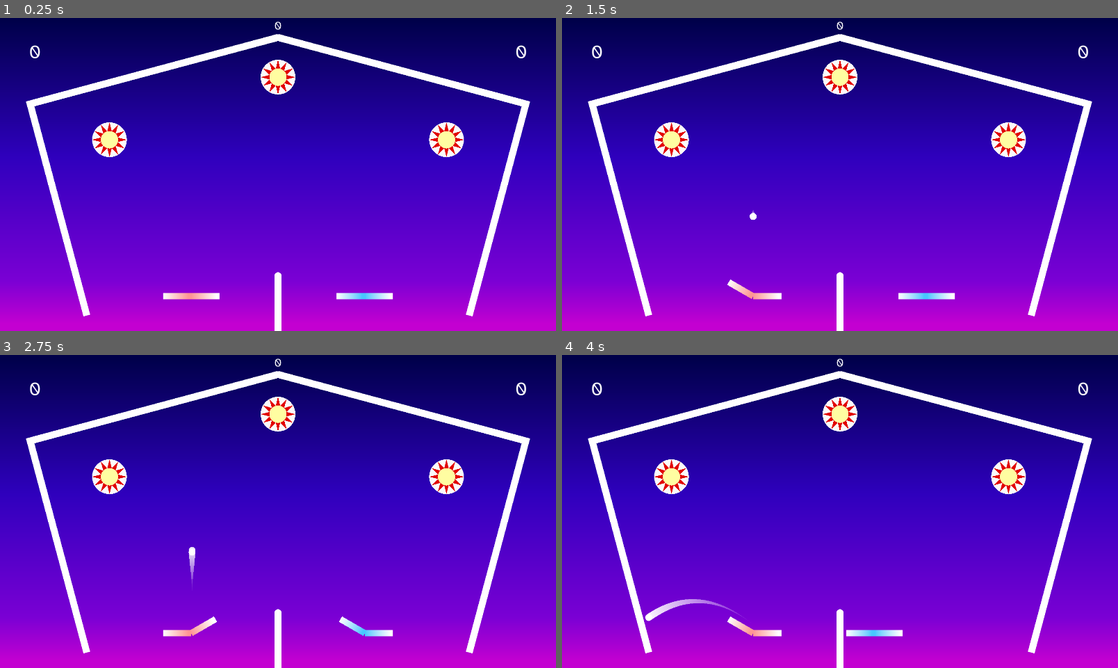
Above: before the commit, frames 1-4 (two rows, left to right).
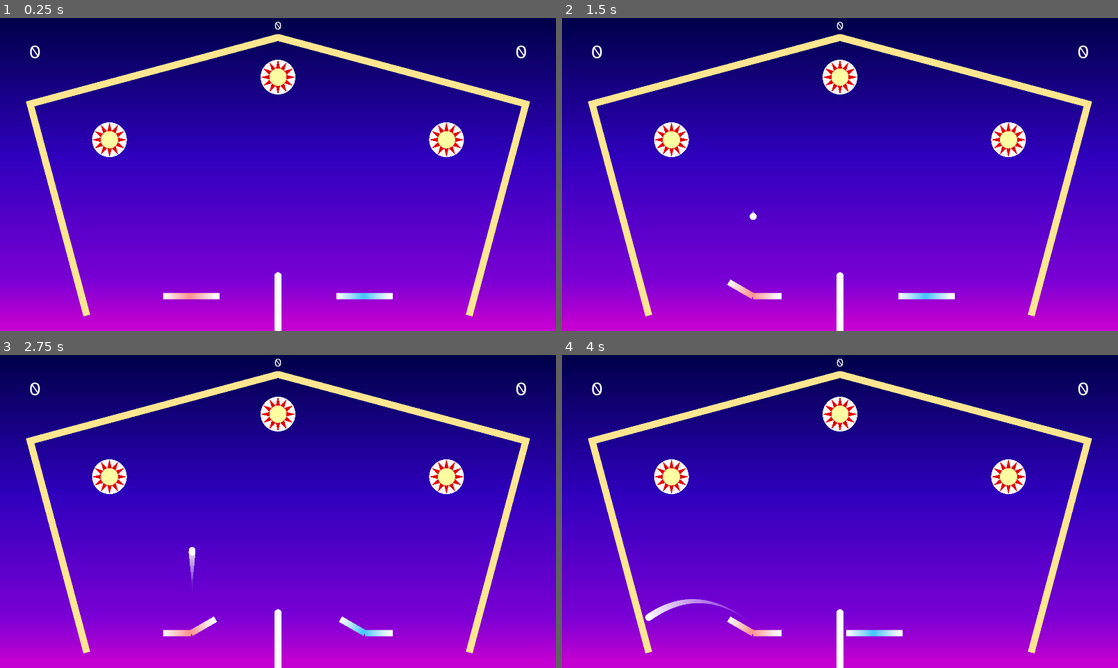
Above: after the commit, the same moments.

Repository: Skelothan/PinballPongReponged
Game: Godot game, scene res://Scenes/PinballPongArena.tscn
The game is run twice, just before and just after one commit, with the same random seed, the same clock (stepped at 60 frames per second) and the same inputs.
Inputs:
- Up to frame 1 (0.25 s): no input
- Up to frame 2 (1.5 s): tap Enter at 0.5 s; hold G (p1_flip_right) 0.53-1.28 s; hold W (p1_flip_both) 0.53-1.28 s; tap Escape (reset) at 1.25 s; hold F (p1_flip_left) from 1.28 s (still down); tap Up (p2_flip_both) at 1.35 s
- Up to frame 3 (2.75 s): release F (p1_flip_left) at 2.03 s; hold G (p1_flip_right) from 2.03 s (still down); hold , (p2_flip_left) from 2.03 s (still down)
- Up to frame 4 (4 s): release , (p2_flip_left) at 2.78 s; tap . (p2_flip_right) at 2.85 s; release G (p1_flip_right) at 3.53 s; hold F (p1_flip_left) from 3.53 s (still down); hold Left (p2_move_left) from 3.53 s (still down)

The runs differ from the first frame. In frame 1, 4.0% of the frame differs, in the area x 4-96%, y 5-96%; in frame 2, 4.0%; in frame 3, 4.0%; in frame 4, 4.0%.

Commit message:
feat: walls that contribute score are now yellow

Diff:
--- a/Scenes/PinballPongArena.tscn
+++ b/Scenes/PinballPongArena.tscn
@@ -13,6 +13,7 @@
 [ext_resource type="PackedScene" uid="uid://cbbucpis28ynt" path="res://Objects/DeathBarrier.tscn" id="7_g8vyv"]
 [ext_resource type="Script" uid="uid://cyi5lpv2dbhu7" path="res://Scripts/hud.gd" id="8_oah82"]
 [ext_resource type="FontFile" uid="uid://co71jcuy2guxq" path="res://Fonts/AtkinsonHyperlegibleNext-VariableFont_wght.ttf" id="9_w2nuc"]
+[ext_resource type="Texture2D" uid="uid://ow1ckphoxrx4" path="res://Textures/PointWall.texture.tres" id="10_g8vyv"]
 [ext_resource type="PackedScene" uid="uid://cnbuchq5amwep" path="res://Objects/Bumper.tscn" id="12_1phrr"]
 
 [sub_resource type="CapsuleMesh" id="CapsuleMesh_35c7g"]
@@ -114,7 +115,7 @@
 [node name="MeshInstance2D" type="MeshInstance2D" parent="Walls/LeftSideWall"]
 scale = Vector2(20, 20)
 mesh = SubResource("BoxMesh_1v1nj")
-texture = ExtResource("4_1phrr")
+texture = ExtResource("10_g8vyv")
 
 [node name="StaticBody2D" type="StaticBody2D" parent="Walls/LeftSideWall" groups=["Wall"]]
 physics_material_override = ExtResource("6_q4yph")
@@ -131,7 +132,7 @@
 [node name="MeshInstance2D" type="MeshInstance2D" parent="Walls/LeftCeiling"]
 scale = Vector2(20, 20)
 mesh = SubResource("BoxMesh_1v1nj")
-texture = ExtResource("4_1phrr")
+texture = ExtResource("10_g8vyv")
 
 [node name="StaticBody2D" type="StaticBody2D" parent="Walls/LeftCeiling" groups=["Wall"]]
 physics_material_override = ExtResource("6_q4yph")
@@ -148,7 +149,7 @@
 [node name="MeshInstance2D" type="MeshInstance2D" parent="Walls/RightCeiling"]
 scale = Vector2(20, 20)
 mesh = SubResource("BoxMesh_1v1nj")
-texture = ExtResource("4_1phrr")
+texture = ExtResource("10_g8vyv")
 
 [node name="StaticBody2D" type="StaticBody2D" parent="Walls/RightCeiling" groups=["Wall"]]
 physics_material_override = ExtResource("6_q4yph")
@@ -165,7 +166,7 @@
 [node name="MeshInstance2D" type="MeshInstance2D" parent="Walls/RightSideWall"]
 scale = Vector2(20, 20)
 mesh = SubResource("BoxMesh_1v1nj")
-texture = ExtResource("4_1phrr")
+texture = ExtResource("10_g8vyv")
 
 [node name="StaticBody2D" type="StaticBody2D" parent="Walls/RightSideWall" groups=["Wall"]]
 physics_material_override = ExtResource("6_q4yph")
@@ -175,6 +176,7 @@
 shape = SubResource("RectangleShape2D_csrox")
 
 [node name="DeathBarrier" parent="." instance=ExtResource("7_g8vyv")]
+visible = false
 position = Vector2(0, 1000)
 scale = Vector2(1000, 50)
 
@@ -231,6 +233,23 @@
 grow_vertical = 2
 theme_override_fonts/font = ExtResource("9_w2nuc")
 theme_override_font_sizes/font_size = 72
+horizontal_alignment = 1
+
+[node name="GameMessage2" type="Label" parent="HUD"]
+anchors_preset = 8
+anchor_left = 0.5
+anchor_top = 0.5
+anchor_right = 0.5
+anchor_bottom = 0.5
+offset_left = -20.0
+offset_top = 85.85
+offset_right = 20.0
+offset_bottom = 179.85
+grow_horizontal = 2
+grow_vertical = 2
+theme_override_fonts/font = ExtResource("9_w2nuc")
+theme_override_font_sizes/font_size = 72
+horizontal_alignment = 1
 
 [node name="LeftBumper" parent="." instance=ExtResource("12_1phrr")]
 position = Vector2(-485, -200)
--- /dev/null
+++ b/Textures/PointWall.gradient.tres
@@ -0,0 +1,5 @@
+[gd_resource type="Gradient" format=3 uid="uid://c430bo8r3o2nv"]
+
+[resource]
+offsets = PackedFloat32Array(0)
+colors = PackedColorArray(1, 0.901961, 0.568627, 1)
--- /dev/null
+++ b/Textures/PointWall.texture.tres
@@ -0,0 +1,6 @@
+[gd_resource type="GradientTexture1D" load_steps=2 format=3 uid="uid://ow1ckphoxrx4"]
+
+[ext_resource type="Gradient" uid="uid://c430bo8r3o2nv" path="res://Textures/PointWall.gradient.tres" id="1_skha1"]
+
+[resource]
+gradient = ExtResource("1_skha1")
Not shown: 1 places in Scenes/PinballPongArena.tscn that only renumber resources
